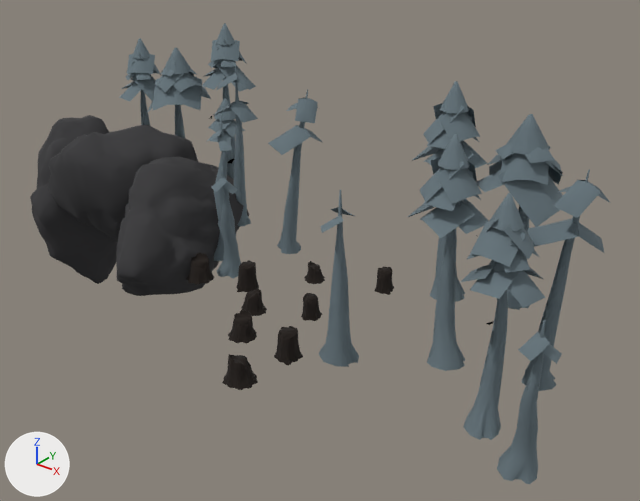
What one commit did to the glTF model 3d/passe-alterac/models/storm_doodad_wcav_jungleouter_j.glb.
Camera for both pictures: a 50 mm camera at (14.2, -18.1, 14.7) aimed at (-3.7, 4.3, 0.9). The lights are fixed; the arrows at lower left show +X, +Y and +Z. The first picture is the older version. Vertices at exactly the same position are counted once.

The older version as bpy lines, for what is in view:
```python
ob_mesh_0 = bpy.data.objects.new('Mesh_0', me_mesh_0)
ob_mesh_0.location = (0.0, 0.0, 0.0)
```
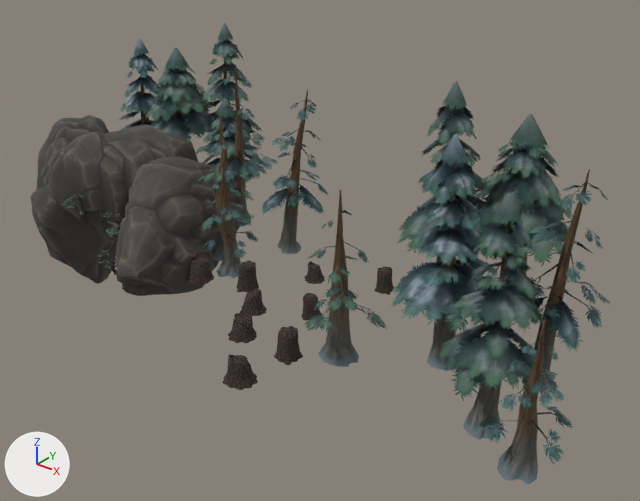
What differs and where, as boxes (x1, y1, x2, y2) in the pictures (640 x 501 px):
```json
{"object": "Mesh_0", "change": "surface changed, reshaped", "before": [30, 23, 610, 484], "after": [30, 23, 610, 484]}
{"part": 1, "of": "me_mesh_0", "change": "surface changed", "before": [30, 23, 608, 476], "after": [30, 23, 608, 476]}
{"part": 2, "of": "me_mesh_0", "change": "recoloured", "after": [60, 194, 128, 275]}
```

Scene script edits in JSON lines:
```json
{"block": "mat_material_0", "where": "n3 = _N.new('ShaderNodeMath'); n3.name = 'Math.001'"}
{"op": "set", "path": "n3.inputs[1].default_value", "old": "0.4", "new": "0.706", "note": "'Value'"}
{"block": "mat_material_1", "where": "n3 = _N.new('ShaderNodeMath'); n3.name = 'Math.001'"}
{"op": "set", "path": "n3.inputs[1].default_value", "old": "0.4", "new": "0.706", "note": "'Value'"}
{"block": "me_mesh_0", "where": "# used by ob_mesh_0; location = (0.0, 0.0, 0.0)"}
{"op": "remove", "block": "me_mesh_0", "code": "me_mesh_0.from_pydata(...)  # 9185 vertices, 14691 faces; spans x -19.9..8.3, y -3.0..9.3, z -4.8..8.4"}
{"op": "add", "block": "me_mesh_0", "code": "me_mesh_0.from_pydata(...)  # 9064 vertices, 14507 faces; spans x -19.9..8.3, y -3.0..9.3, z -4.8..8.4"}
{"block": "me_mesh_0", "change": "me_mesh_0 part 1: 14507 kept faces spanning x -19.9..8.3, y -3.0..9.3, z -4.8..8.4 get new texture (UV) coordinates"}
{"block": "me_mesh_0", "change": "me_mesh_0 part 2: 2324 faces spanning x -15.7..-8.9, y -1.1..3.0, z 0.0..1.0 switch from mat_material_5 to mat_material_4"}
{"block": "me_mesh_0", "change": "edits to the shape of me_mesh_0 do not show in these pictures"}
```
